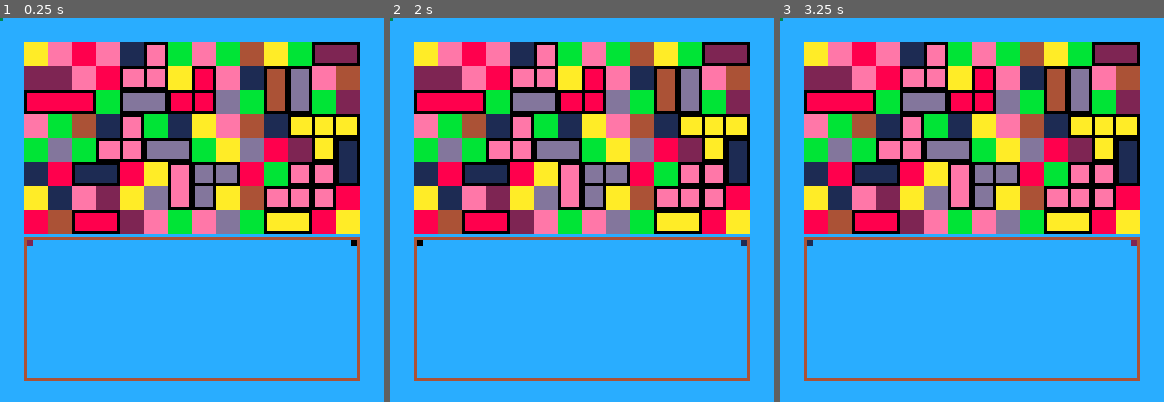
Above: before the commit, frames 1-3 (left to right).
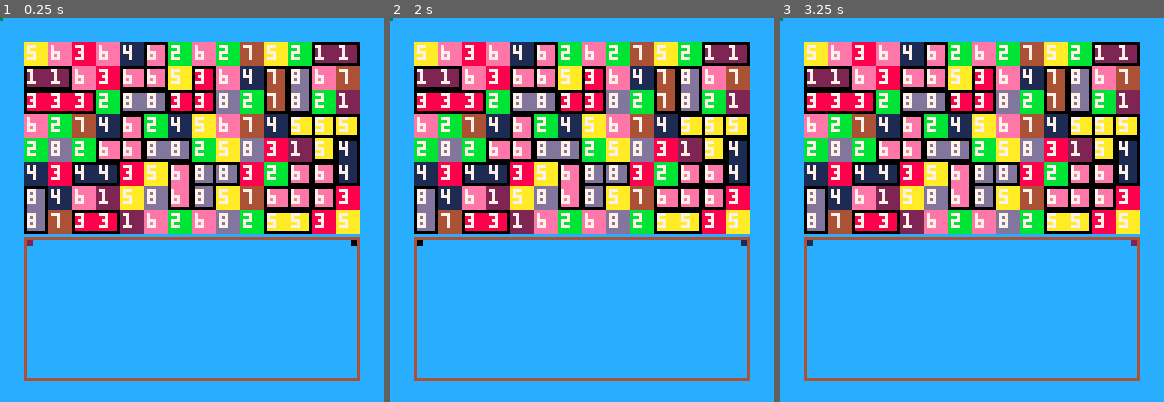
Above: after the commit, the same moments.

Repository: PxPerfectMike/match4
Game: PICO-8 cartridge match4.p8
The game is run twice, just before and just after one commit, with the same random seed, the same clock (stepped at 60 frames per second) and the same inputs.
Inputs:
- Up to frame 1 (0.25 s): no input
- Up to frame 2 (2 s): no input
- Up to frame 3 (3.25 s): no input

The runs differ from the first frame. In frame 1, 7.9% of the frame differs, in the area x 6-91%, y 7-57%; in frame 2, 7.9%; in frame 3, 7.9%.

Commit message:
fix grid general sensing issues

Diff:
--- a/match4.p8
+++ b/match4.p8
@@ -72,6 +72,8 @@
             flr(i / sz.x_len) * sp.screen_dim + sz.y_buff,
             sp.screen_dim, sp.screen_dim
         )
+
+        print(grid[i], i % sz.x_len * sp.screen_dim + sz.x_buff + 1, flr(i / sz.x_len) * sp.screen_dim + sz.y_buff + 1, 7)
     end
 
     -- sspr(sprite x, sprite y, sprite width, sprite height, screen x, screen y, scale x, scale y)
@@ -86,12 +88,15 @@
 end
 
 function init_grid()
-    for i = 0, sz.x_len * sz.y_len do
+    for i = 0, sz.x_len * sz.y_len - 1 do
         grid[i] = flr(rnd(tile_types)) + 1
     end
     grid[sz.x_len - 2] = 1
     grid[sz.x_len - 1] = 1
     grid[sz.x_len] = 1
+    grid[sz.x_len + 1] = 1
+    grid[14 * 7] = 8
+    grid[14 * 6] = 8
 end
 
 --[[
@@ -129,8 +134,8 @@
         if i % sz.x_len != sz.x_len - 1 then
             -- if the tile to the right is the same color
             if grid[i] == grid[i + 1] then
-                -- if the tile to the left isn't the same color
-                if grid[i] != grid[i - 1] then
+                -- if the tile to the left isn't the same color or it's the left most tile
+                if grid[i] != grid[i - 1] or i % sz.x_len == 0 then
                     -- make new table with the two tile indexs
                     possible_solution = { i, i + 1 }
                     j = 2
